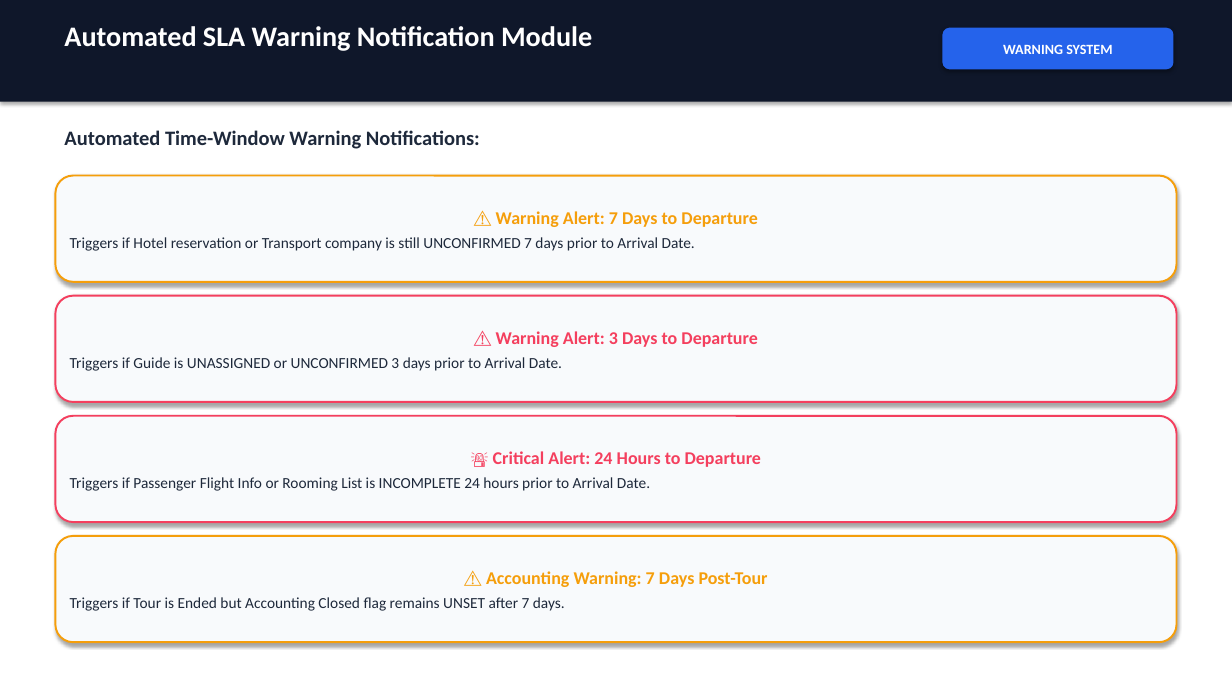
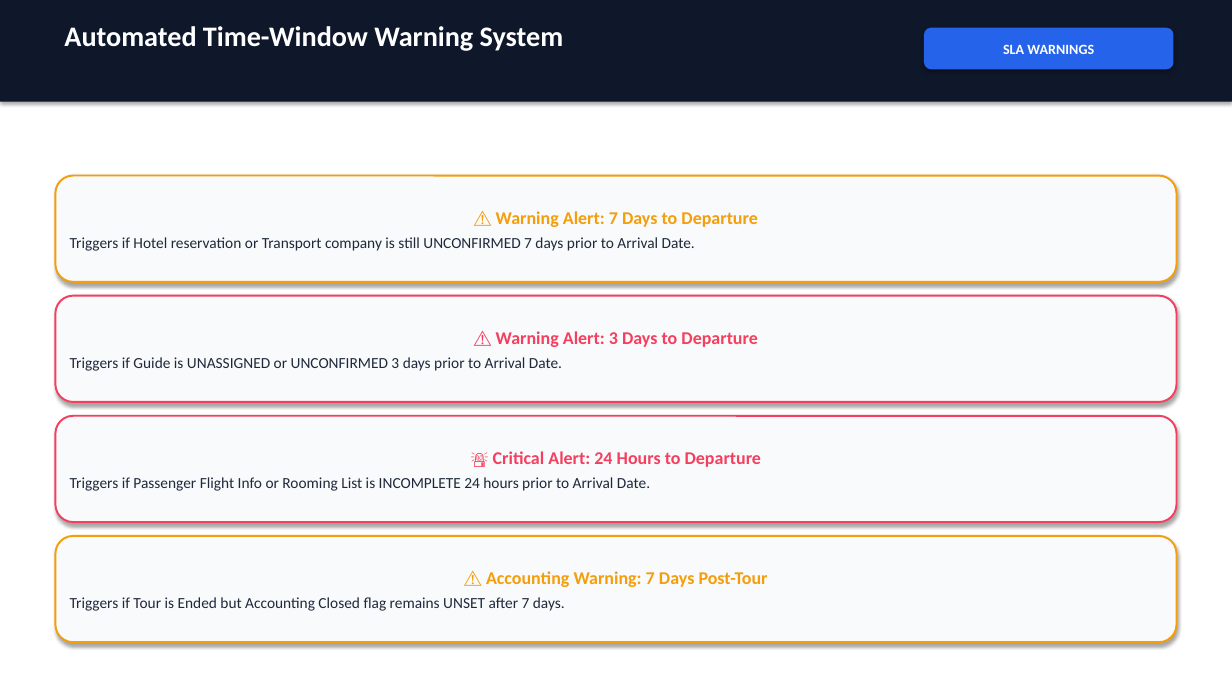
Before and after one commit to GErsenCelebi/UNO_ERP, a slide deck: slide 7 of UserManuals/Uno_Tour_Status_Transition_Process_Flows.pptx (slide 5 before the commit). Drawn at 1232x693 pixels with LibreOffice and Linux fonts; fonts in the diff are those of the drawing. Boxes give left, top, right and bottom in pixels: in the first picture for what was removed or moved away, otherwise in the second. Text is boxed around its words. In the diff, an @@ line names an element or a change of style, - is before the commit and + after.

```diff
--- a/UserManuals/Uno_Tour_Status_Transition_Process_Flows.pptx
+++ b/UserManuals/Uno_Tour_Status_Transition_Process_Flows.pptx
@@ text at <box>64,26,564,51</box>: text changed; size 16 to 22 pt; text colour #1E293B to #FFFFFF @@
-Automated Time-Window Warning Notifications:
+Automated Time-Window Warning System
@@ text removed at <box>64,26,592,51</box> @@
-Automated SLA Warning Notification Module
@@ rounded rectangle "SLA WARNINGS": place and size @@
-rounded rectangle "SLA WARNINGS" at <box>943,28,1174,69</box>
+rounded rectangle "SLA WARNINGS" at <box>924,28,1174,69</box>
@@ text in rounded rectangle at <box>1003,44,1094,54</box>: text changed @@
-WARNING SYSTEM
+SLA WARNINGS
```
Also in this commit, not shown: 2 other slides changed, 4 slides added, 2 slides removed, 2 other files.
